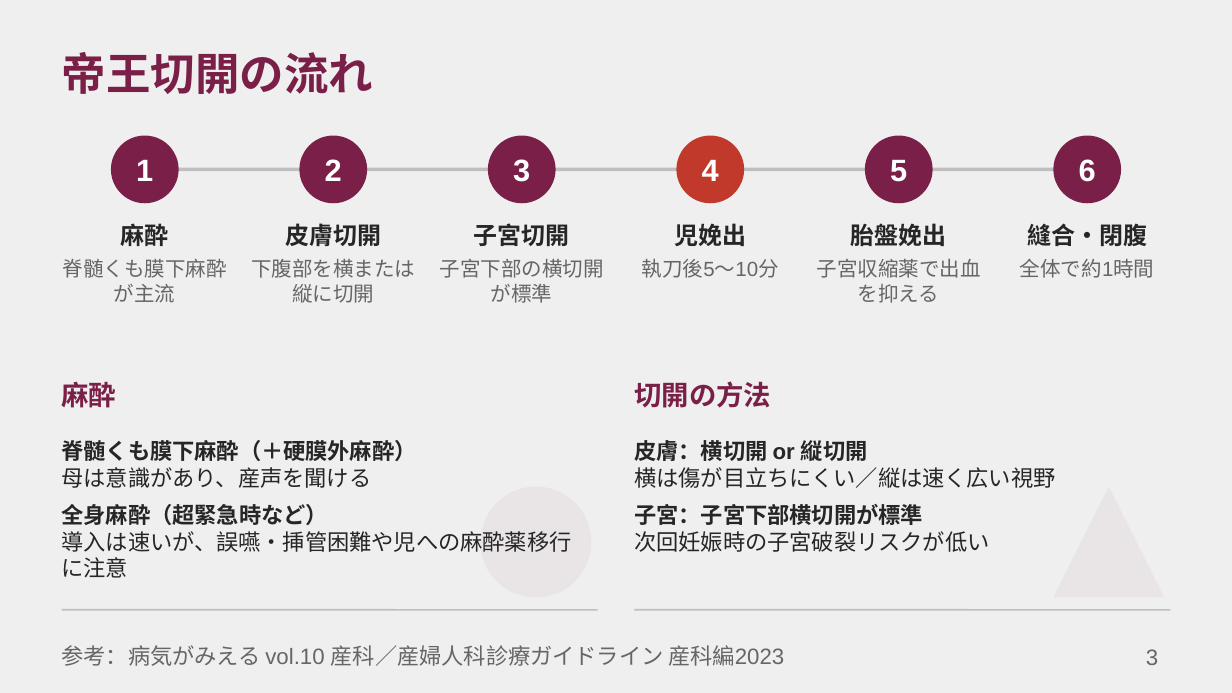
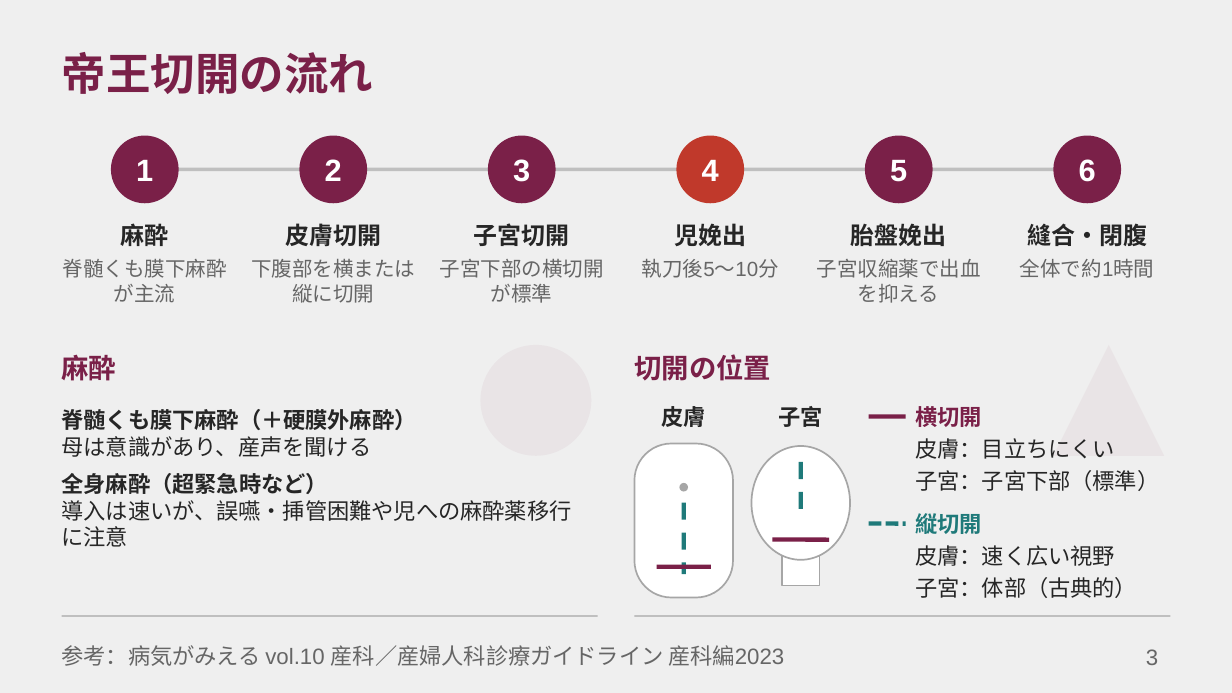
Before and after one commit to TNagate/boat-notify-render, a slide deck: slide 3 of slides/⑤帝王切開.pptx. Drawn at 1232x693 pixels with LibreOffice and Linux fonts; fonts in the diff are those of the drawing. Boxes give left, top, right and bottom in pixels: in the first picture for what was removed or moved away, otherwise in the second. Text is boxed around its words. In the diff, an @@ line names an element or a change of style, - is before the commit and + after.

```diff
--- a/slides/⑤帝王切開.pptx
+++ b/slides/⑤帝王切開.pptx
@@ text "麻酔" moved from (x1=62, y1=382, x2=117, y2=408) to (x1=62, y1=355, x2=117, y2=381) @@
@@ ellipse moved from (x1=480, y1=487, x2=591, y2=598) to (x1=480, y1=345, x2=591, y2=456) @@
@@ text at (x1=634, y1=354, x2=770, y2=381): text changed @@
-切開の方法
+切開の位置
@@ triangle moved from (x1=1053, y1=487, x2=1164, y2=598) to (x1=1053, y1=345, x2=1164, y2=456) @@
@@ text "脊髄くも膜下麻酔（＋硬膜外麻酔）" moved from (x1=62, y1=440, x2=572, y2=578) to (x1=62, y1=409, x2=572, y2=547) @@
@@ text added at (x1=662, y1=406, x2=706, y2=427), 13 pt, text #262626, bold @@
+皮膚
@@ text added at (x1=779, y1=406, x2=823, y2=427), 13 pt, text #262626, bold @@
+子宮
@@ line added from (869, 416) to (906, 416), #7A2048 2.5 pt @@
@@ text added at (x1=915, y1=406, x2=982, y2=427), 13 pt, text #7A2048, bold @@
+横切開
@@ text removed at (x1=634, y1=440, x2=1055, y2=552) @@
-皮膚：横切開 or 縦切開
-横は傷が目立ちにくい／縦は速く広い視野
-子宮：子宮下部横切開が標準
-次回妊娠時の子宮破裂リスクが低い
@@ rounded rectangle added at (x1=634, y1=444, x2=733, y2=598), fill #FFFFFF, outline #A6A6A6 1 pt @@
@@ ellipse added at (x1=752, y1=446, x2=850, y2=559), fill #FFFFFF, outline #A6A6A6 1 pt @@
@@ text added at (x1=915, y1=438, x2=1114, y2=459), 13 pt, text #262626 @@
+皮膚：目立ちにくい
@@ line added from (801, 462) to (801, 517), #1F7A7A 2.5 pt dashed @@
@@ text added at (x1=915, y1=470, x2=1159, y2=491), 13 pt, text #262626 @@
+子宮：子宮下部（標準）
@@ ellipse added at (x1=679, y1=483, x2=687, y2=492), fill #A6A6A6 @@
@@ line added from (684, 503) to (684, 574), #1F7A7A 2.5 pt dashed @@
@@ line added from (869, 524) to (906, 524), #1F7A7A 2.5 pt dashed @@
@@ text added at (x1=915, y1=513, x2=982, y2=534), 13 pt, text #1F7A7A, bold @@
+縦切開
@@ line added from (657, 567) to (711, 567), #7A2048 2.5 pt @@
@@ line added from (772, 540) to (829, 540), #7A2048 2.5 pt @@
@@ rectangle added at (x1=782, y1=547, x2=819, y2=586), fill #FFFFFF, outline #A6A6A6 1 pt @@
@@ text added at (x1=915, y1=545, x2=1115, y2=566), 13 pt, text #262626 @@
+皮膚：速く広い視野
@@ text added at (x1=915, y1=577, x2=1137, y2=598), 13 pt, text #262626 @@
+子宮：体部（古典的）
@@ line moved from (62, 610) - (598, 610) to (62, 616) - (598, 616) @@
@@ line moved from (634, 610) - (1170, 610) to (634, 616) - (1170, 616) @@
```
Also in this commit, not shown: 4 other slides changed.
